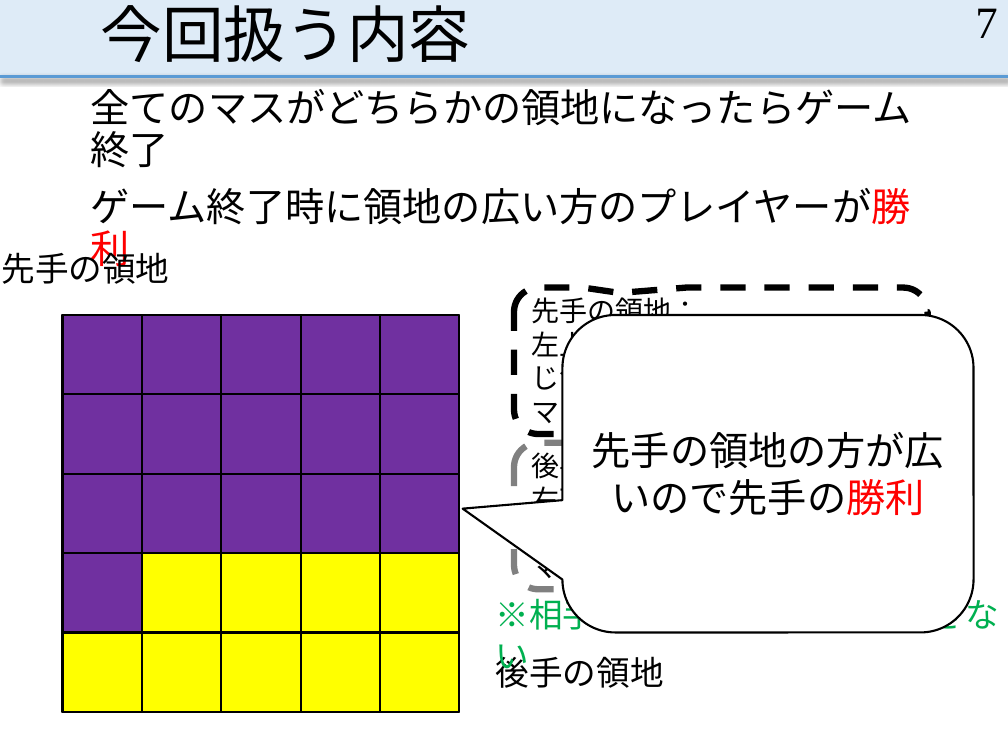
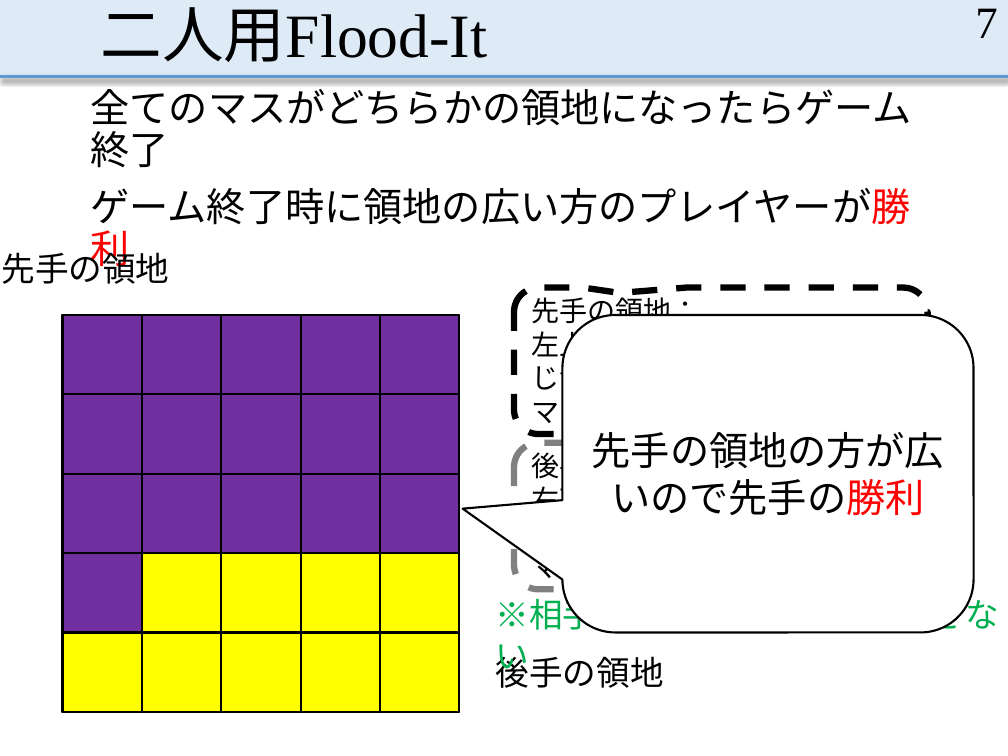
Before and after one commit to MasayaOda/SR, a slide deck: slide 7 of 中間発表1210.pptx. Drawn at 1008x756 pixels with LibreOffice and Linux fonts; fonts in the diff are those of the drawing. Boxes give left, top, right and bottom in pixels: in the first picture for what was removed or moved away, otherwise in the second. Text is boxed around its words. In the diff, an @@ line names an element or a change of style, - is before the commit and + after.

```diff
--- a/中間発表1210.pptx
+++ b/中間発表1210.pptx
@@ title at bbox=[101, 7, 488, 62]: text changed @@
-今回扱う内容
+二人用Flood-It
```
Also in this commit, not shown: 8 other slides changed, 9 slides added.
